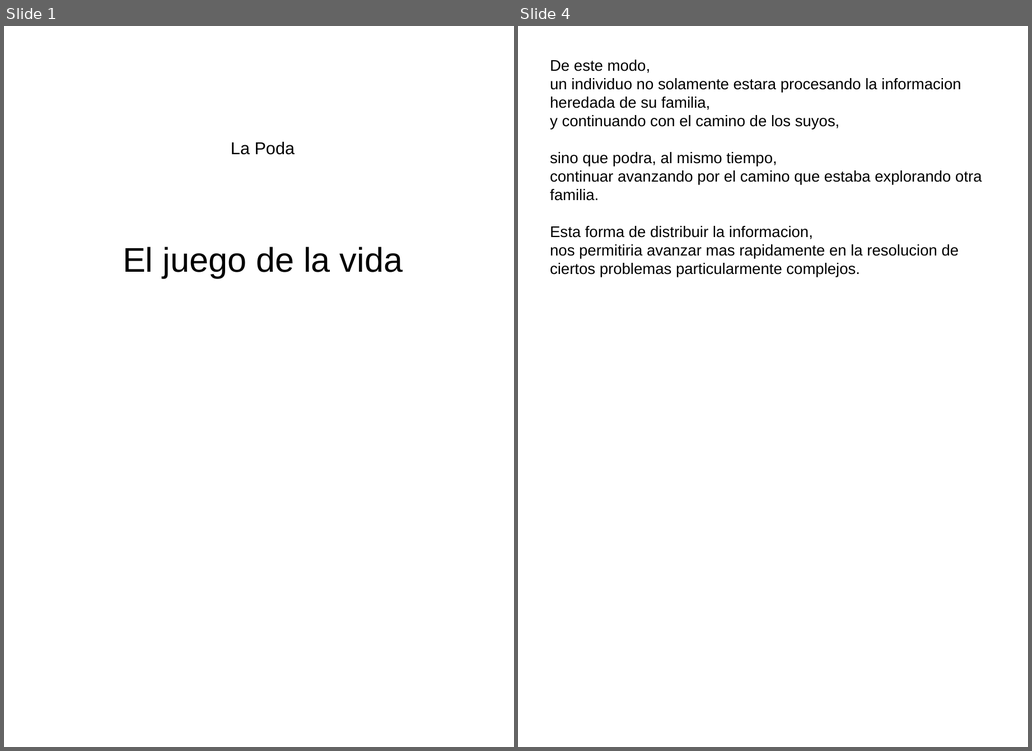
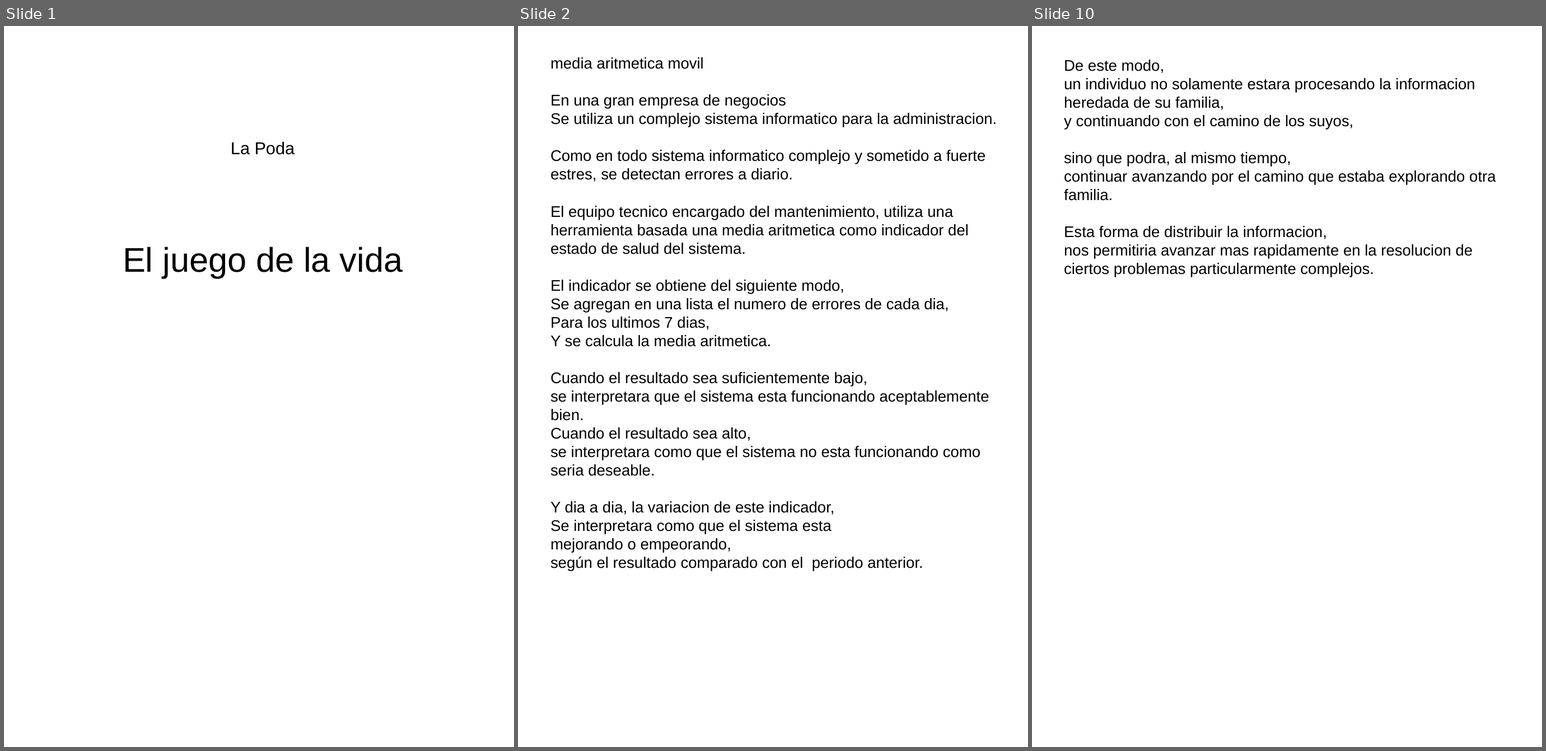
Before and after one commit to fabhrius/La-Cosa, a slide deck: capitulos/Poda/La Poda.odp. Shown side by side, each under a label of ours: slides 1 and 4 before the commit, slides 1, 2 and 10 after it; the slides between them are not shown. The pictures are 1032x751 and 1546x751 pixels, drawn with LibreOffice and Linux fonts; fonts in the diff are those of the drawing. Boxes give left, top, right and bottom in pixels: in the first picture for what was removed or moved away, otherwise in the second. Text is boxed around its words. In the diff, an @@ line names an element or a change of style, - is before the commit and + after.

```diff
--- a/capitulos/Poda/La Poda.odp
+++ b/capitulos/Poda/La Poda.odp
@@ slide 2 added at (518, 26, 1028, 747), background #FFFFFF @@
@@ text added at (550, 57, 997, 553), 18 pt, text #000000 @@
+media aritmetica movil
+En una gran empresa de negocios
+Se utiliza un complejo sistema informatico para la administracion.
+Como en todo sistema informatico complejo y sometido a fuerte estres, se detectan errores a diario.
+El equipo tecnico encargado del mantenimiento, utiliza una herramienta basada una media aritmetica como indicador del estado de salud del sistema.
+El indicador se obtiene del siguiente modo,
+Se agregan en una lista el numero de errores de cada dia,
+Para los ultimos 7 dias,
+Y se calcula la media aritmetica.
+Cuando el resultado sea suficientemente bajo,
+se interpretara que el sistema esta funcionando aceptablemente bien.
+Cuando el resultado sea alto,
+se interpretara como que el sistema no esta funcionando como seria deseable.
+Y dia a dia, la variacion de este indicador,
+Se interpretara como que el sistema esta
+mejorando o empeorando,
+según el resultado comparado con el periodo anterior.
@@ what was slide 4 is now slide 10 @@
```
Also in this commit, not shown: 1 slide changed, 7 other slides added, 9 slides removed, 1 other file.
